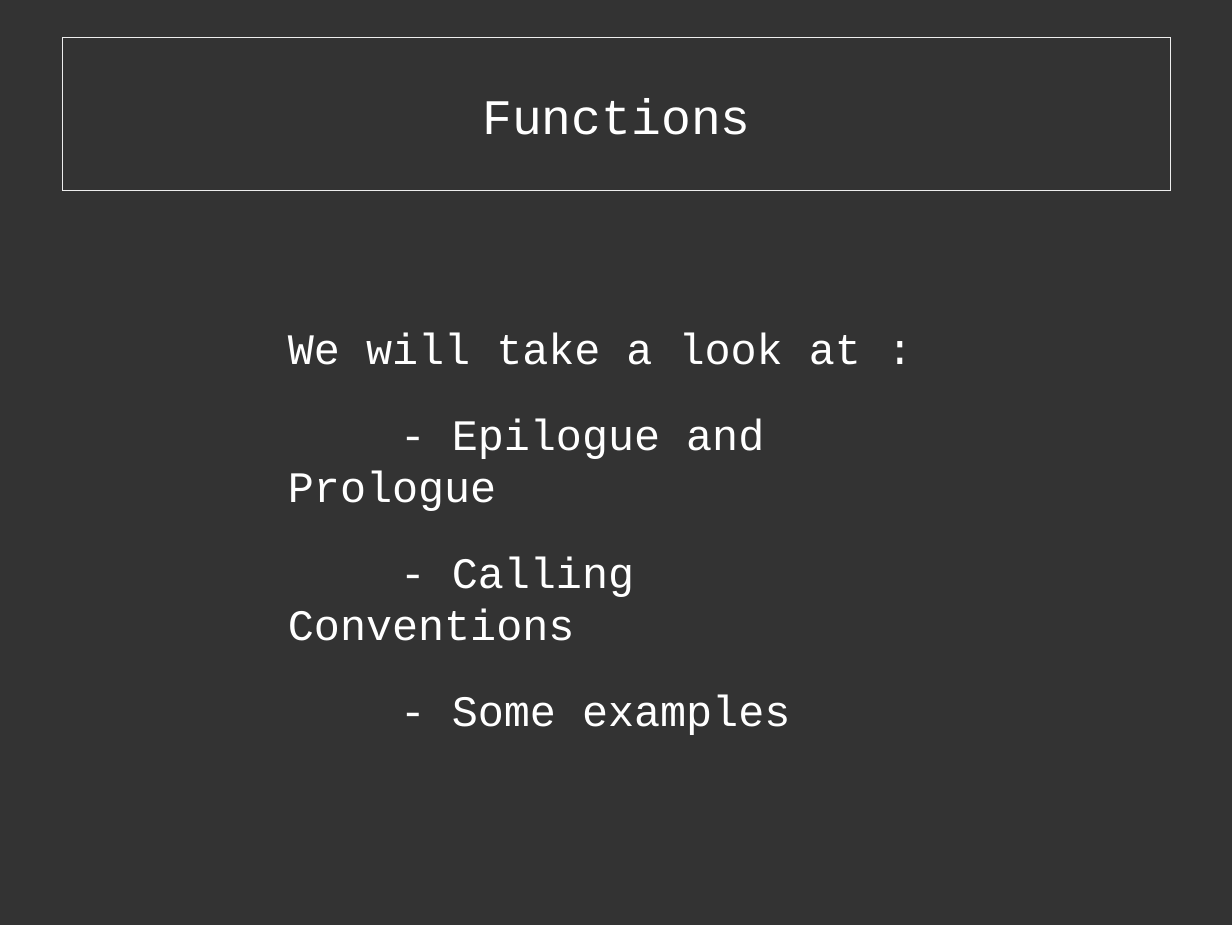
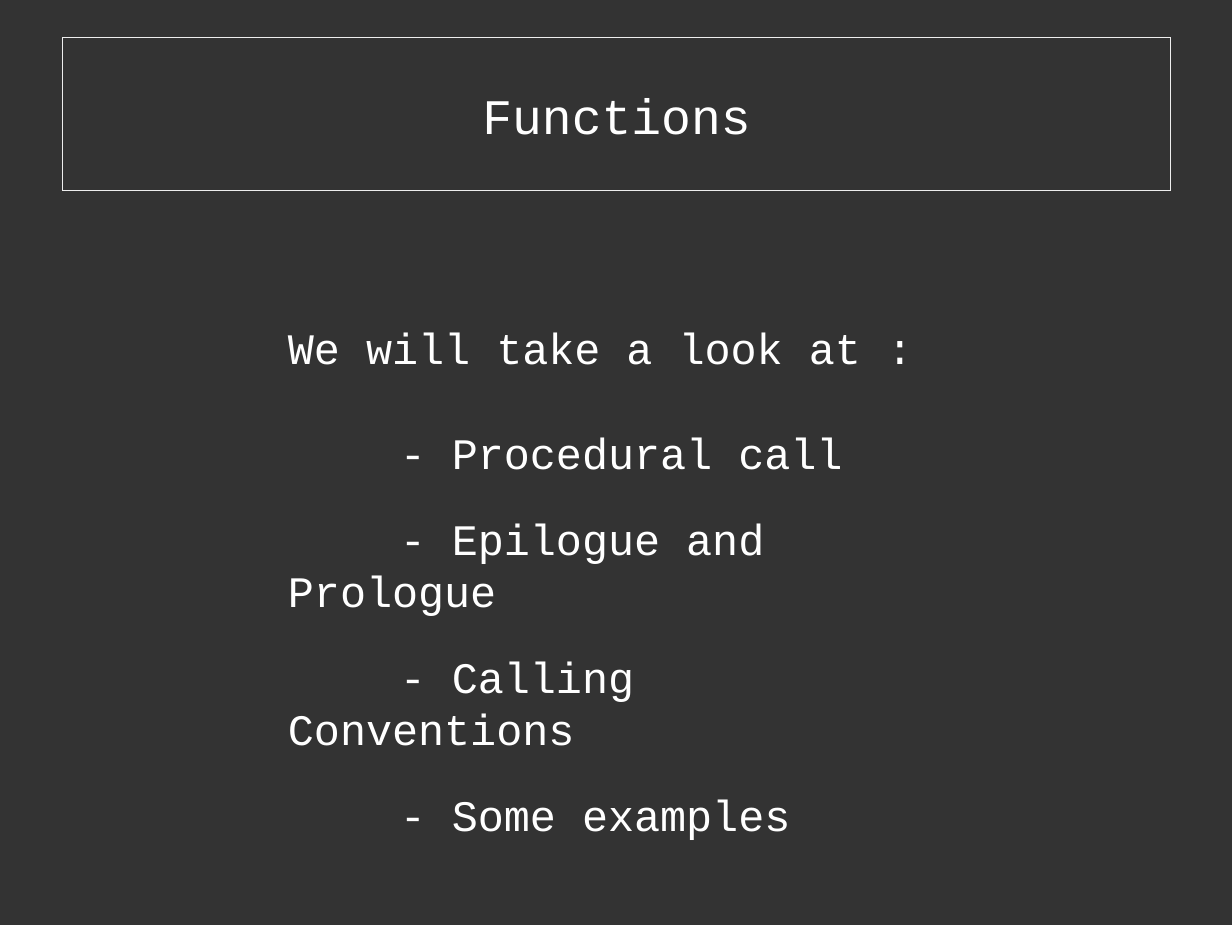
Before and after one commit to cExplr/Reversing_Basics, a slide deck: slide 83 of reversingBasics.odp. Drawn at 1232x925 pixels with LibreOffice and Linux fonts; fonts in the diff are those of the drawing. Boxes give left, top, right and bottom in pixels: in the first picture for what was removed or moved away, otherwise in the second. Text is boxed around its words. In the diff, an @@ line names an element or a change of style, - is before the commit and + after.

```diff
--- a/reversingBasics.odp
+++ b/reversingBasics.odp
@@ text at (x1=452, y1=437, x2=842, y2=470): paragraph added @@
+- Procedural call
```
Also in this commit, not shown: 2 other slides changed, 26 slides added, 1 slide removed, 7 other files.
